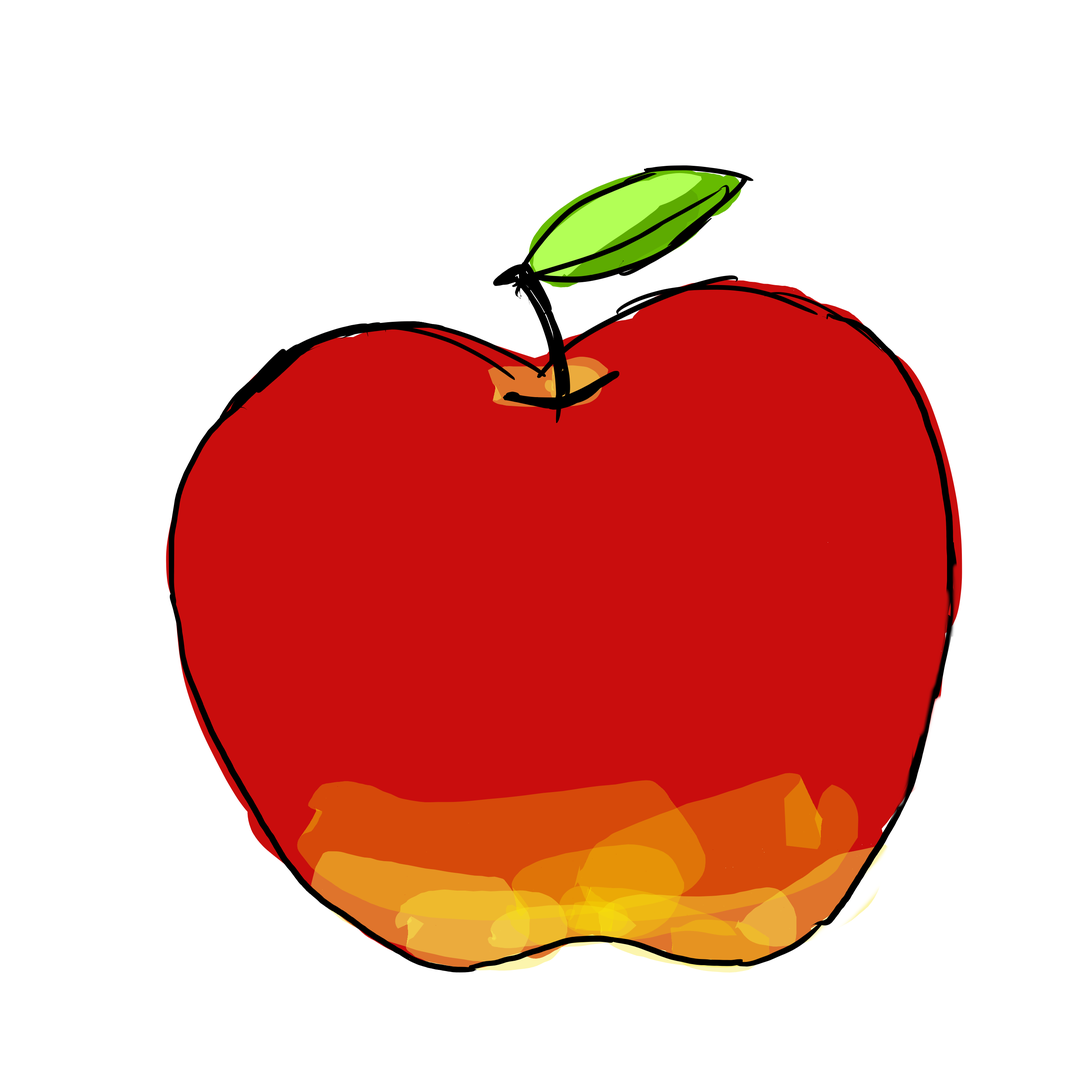
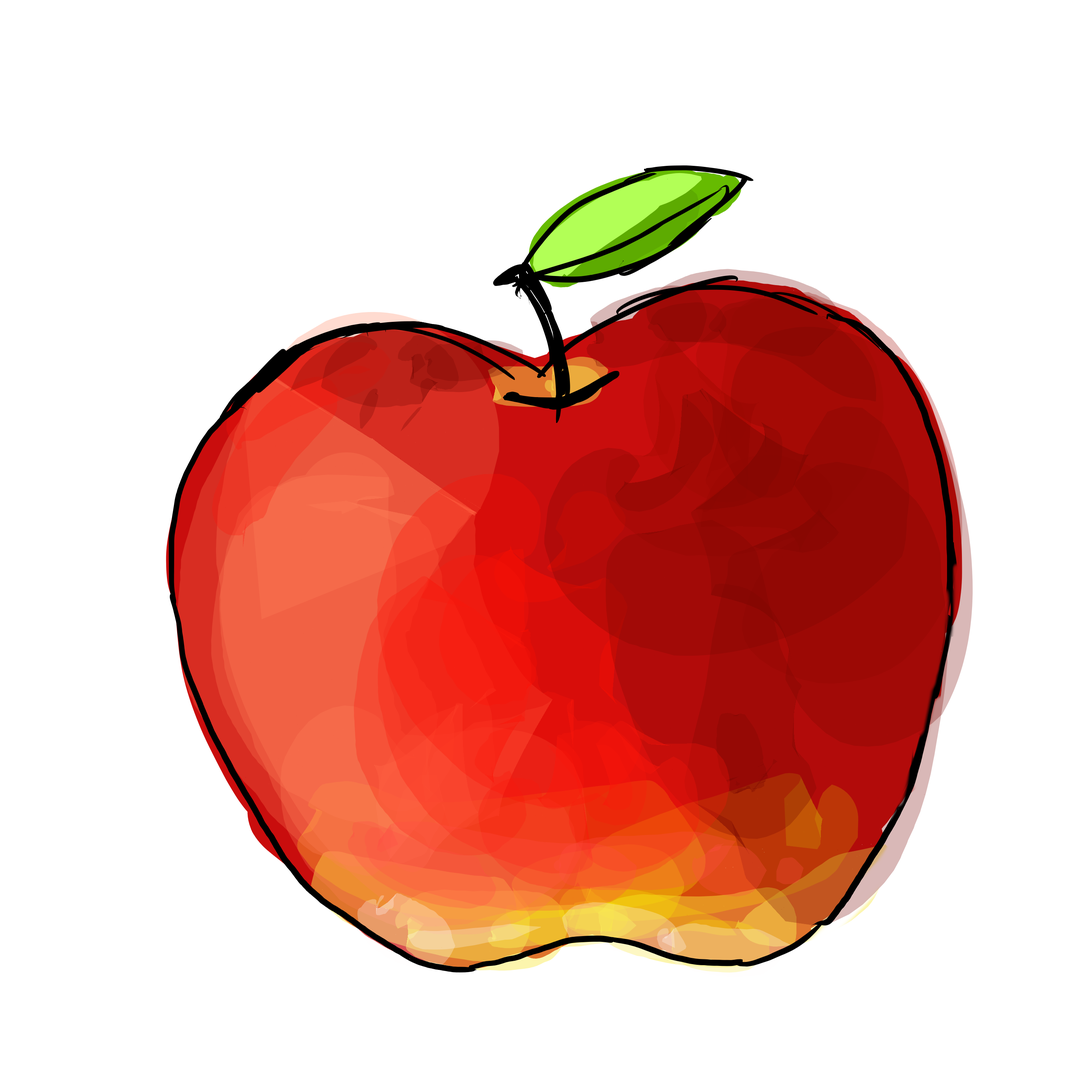
Revision of a layered 1091 × 1091 image; what changed, layer by layer:
painted on "レイヤー 4" over [177, 268, 974, 974]
